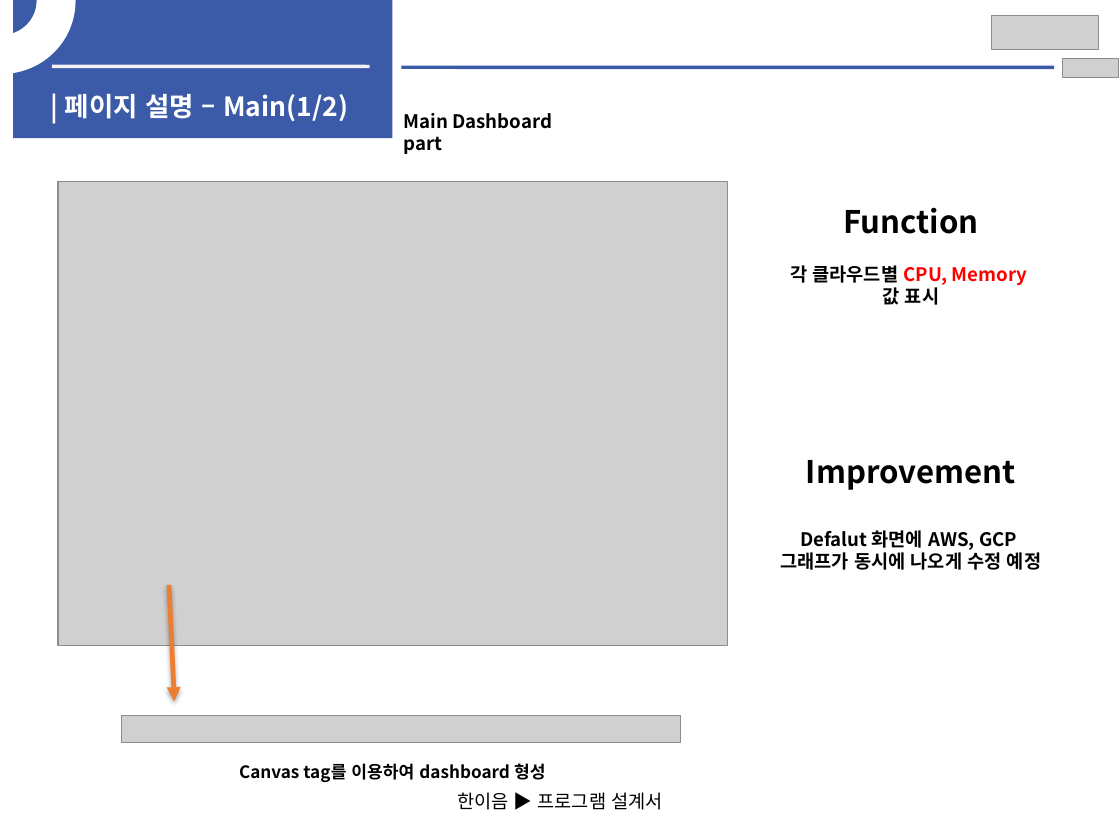
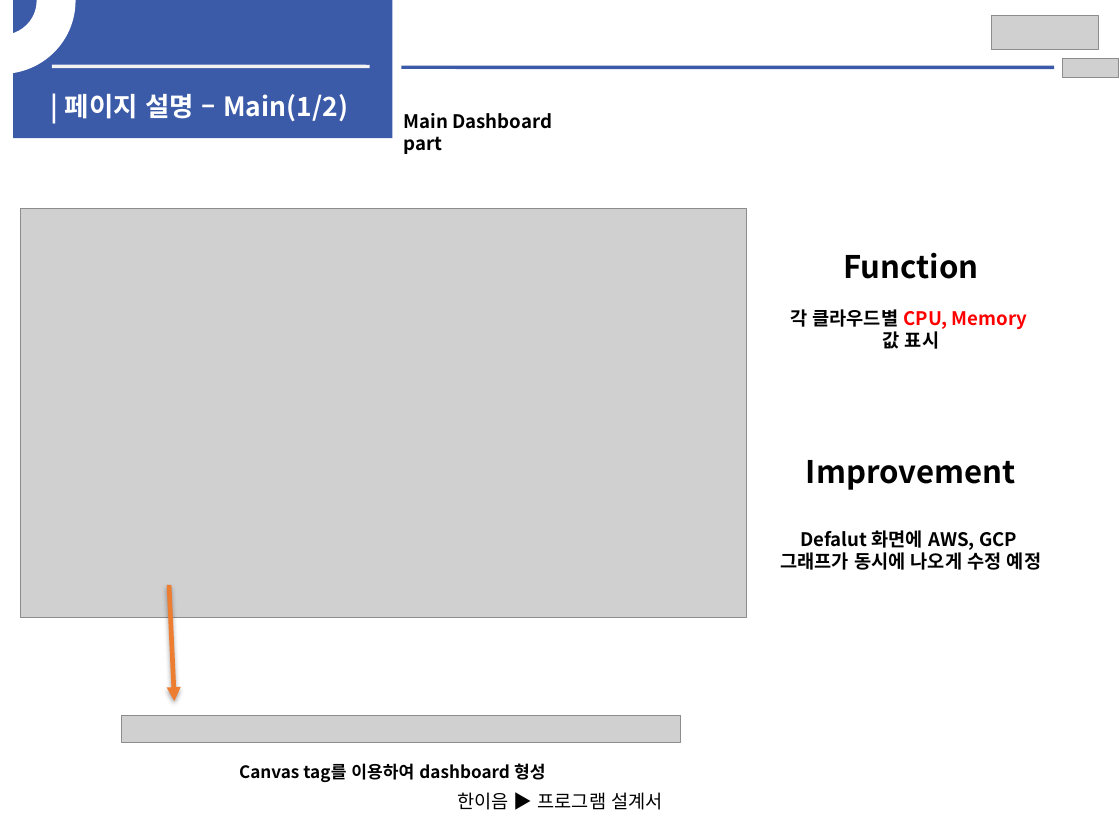
Before and after one commit to EOTAEGYU/Hanium_hy-cloud, a slide deck: slide 19 of 공모전 보고서/공모전 2차/2차 SW개발_HW제작설계서_응용소프트웨어(Hy-cloud).pptx. Drawn at 1120x840 pixels with LibreOffice and Linux fonts; fonts in the diff are those of the drawing; grey boxes stand for pictures. Boxes give left, top, right and bottom in pixels: in the first picture for what was removed or moved away, otherwise in the second. Text is boxed around its words. In the diff, an @@ line names an element or a change of style, - is before the commit and + after.

```diff
--- a/공모전 보고서/공모전 2차/2차 SW개발_HW제작설계서_응용소프트웨어(Hy-cloud).pptx
+++ b/공모전 보고서/공모전 2차/2차 SW개발_HW제작설계서_응용소프트웨어(Hy-cloud).pptx
@@ picture: place and size @@
-picture at (58, 181, 727, 645)
+picture at (21, 208, 747, 617)
@@ text "Function": place and size @@
-text "Function" at (790, 207, 1027, 305)
+text "Function" at (790, 252, 1027, 349)
```
Also in this commit, not shown: 6 other slides changed, 1 slide removed, 5 other files.
